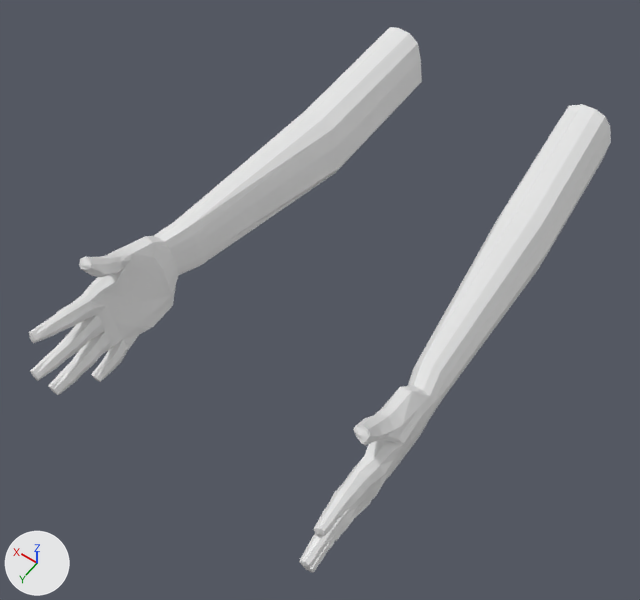
A saved change to the Blender file OBJECTS VOLUME 2/CHARACTER FPS/CHARACTER FPS.blend.
Before and after are seen from a 50 mm camera at (-0.342, 1.186, 2.335) aimed at (0.002, 0.705, 1.579). Arrows for +X, +Y and +Z are at lower left; the lights stay in place.

Objects in the first picture: 'MAO'.
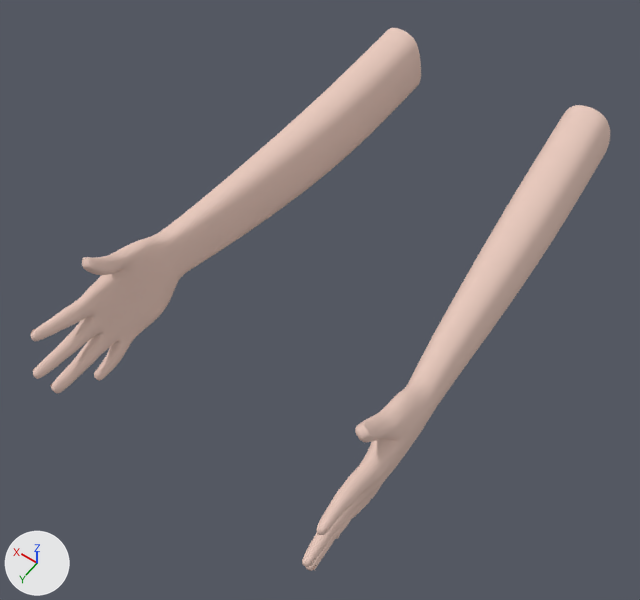
Location of each change, [x1, y1, x2, y2] in pixels of the pictures (640 x 600 px):
'MAO', recoloured, modifiers changed (white to beige)
    before: [29, 27, 611, 573]
    after: [31, 28, 610, 571]

Patch to the scene script:
```diff
--- a/OBJECTS VOLUME 2/CHARACTER FPS/CHARACTER FPS.blend.py
+++ b/OBJECTS VOLUME 2/CHARACTER FPS/CHARACTER FPS.blend.py
@@ mat_material @@
+mat_material = diffuse_material('Material')
+mat_material.base_color = (0.8, 0.585, 0.51)  # beige #e7c9bd
@@ me_mao @@
 me_mao.from_pydata(...)  # 790 vertices, 790 faces; spans x -0.179..0.179, y 0.013..0.632, z -0.059..0.11
+me_mao.materials.append(mat_material)  # beige #e7c9bd
@@ ob_mao @@
 ob_mao.location = (0.0, 0.328, 1.587)
+_m = ob_mao.modifiers.new('Subsurf', 'SUBSURF')
```
